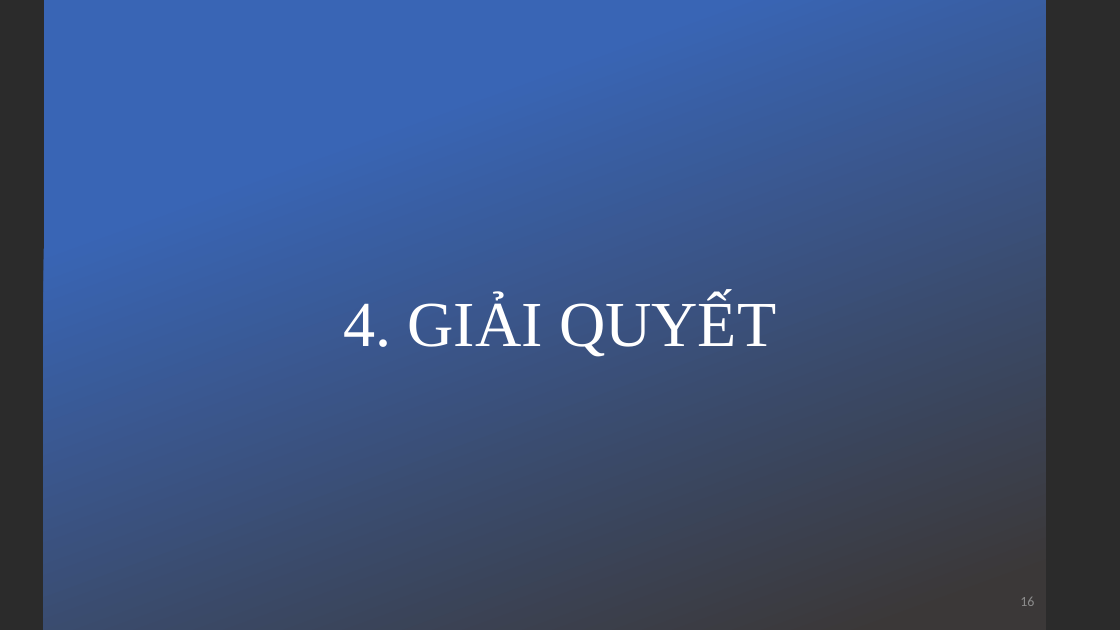
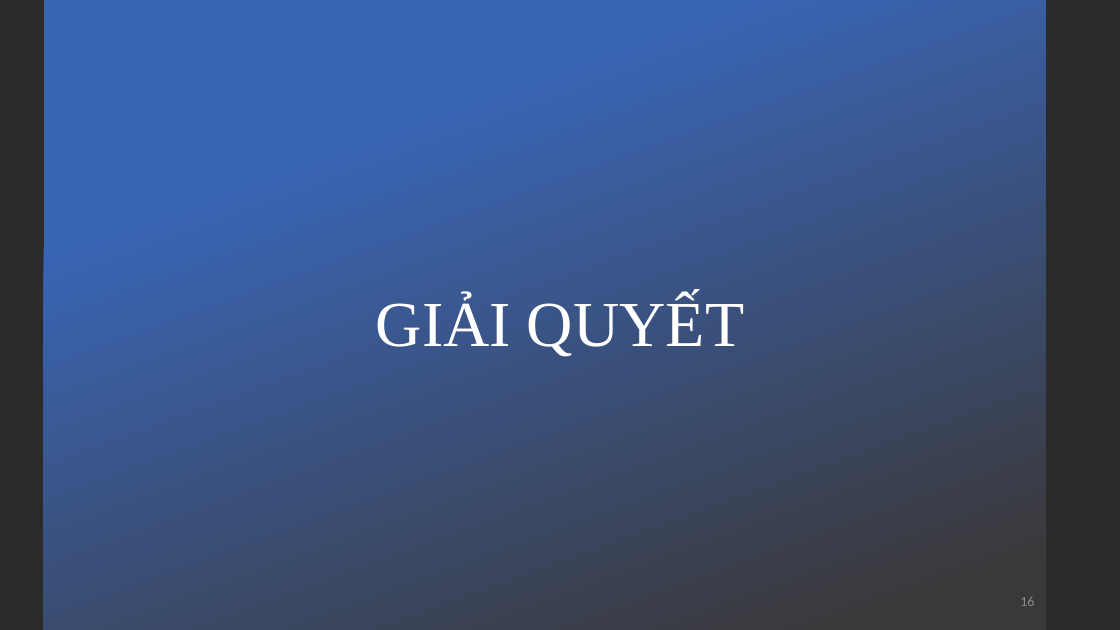
Before and after one commit to kieuconghau/lthdt-18clc1-09, a slide deck: slide 16 of Design Patterns/Design Patterns [Official]/Visitor/Visitor Design Pattern [Official].pptx. Drawn at 1120x630 pixels with LibreOffice and Linux fonts; fonts in the diff are those of the drawing; background and template pictures are left out; a plain dark background stands for a picture behind light text. Boxes give left, top, right and bottom in pixels: in the first picture for what was removed or moved away, otherwise in the second. Text is boxed around its words. In the diff, an @@ line names an element or a change of style, - is before the commit and + after.

```diff
--- a/Design Patterns/Design Patterns [Official]/Visitor/Visitor Design Pattern [Official].pptx
+++ b/Design Patterns/Design Patterns [Official]/Visitor/Visitor Design Pattern [Official].pptx
@@ title at <box>376,296,744,357</box>: text changed @@
-4. GIẢI QUYẾT
+GIẢI QUYẾT
```
Also in this commit, not shown: 36 other slides changed, 38 other files.
